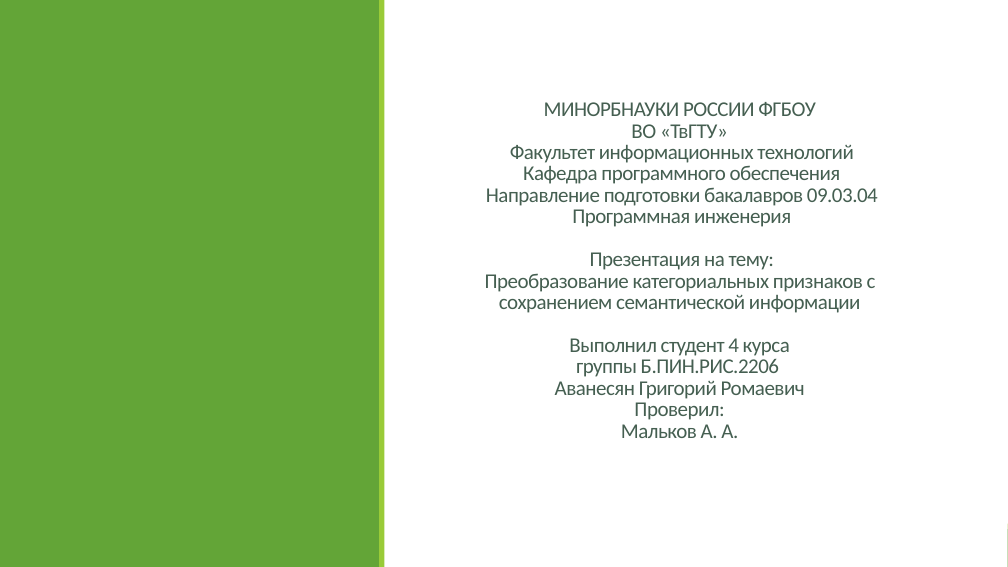
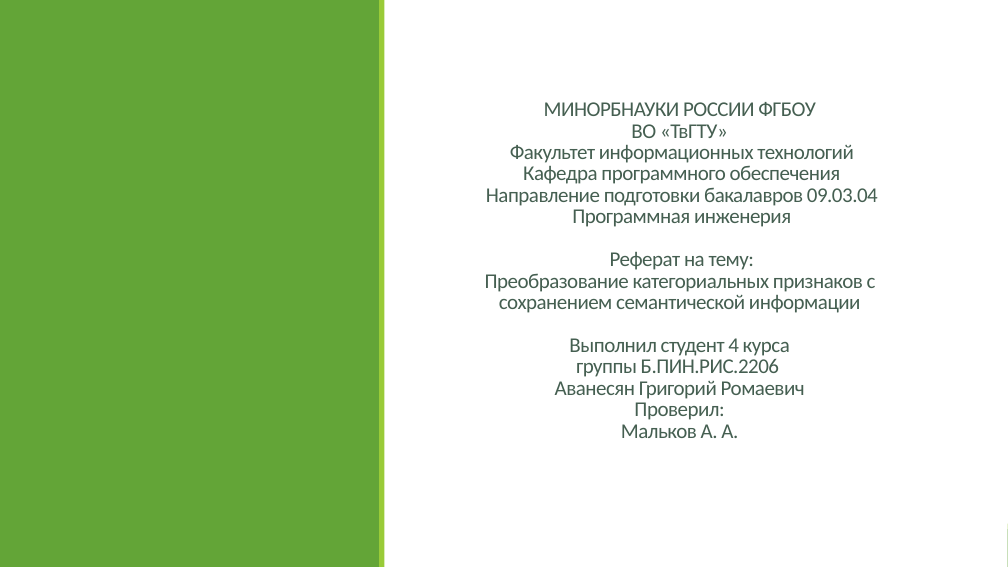
Before and after one commit to gr1fnn/ReferatMalkov, a slide deck: slide 1 of Презентация.pptx. Drawn at 1008x567 pixels with LibreOffice and Linux fonts; fonts in the diff are those of the drawing. Boxes give left, top, right and bottom in pixels: in the first picture for what was removed or moved away, otherwise in the second. Text is boxed around its words. In the diff, an @@ line names an element or a change of style, - is before the commit and + after.

```diff
--- a/Презентация.pptx
+++ b/Презентация.pptx
@@ title at box(485, 102, 878, 438): text changed @@
-МИНОРБНАУКИ РОССИИ ФГБОУ
-ВО «ТвГТУ»
-Факультет информационных технологий
-Кафедра программного обеспечения
-Направление подготовки бакалавров 09.03.04
-Программная инженерия
-Презентация на тему:
-Преобразование категориальных признаков с сохранением семантической информации
-Выполнил студент 4 курса
-группы Б.ПИН.РИС.2206
-Аванесян Григорий Ромаевич
-Проверил:
-Мальков А. А.
+МИНОРБНАУКИ РОССИИ ФГБОУ
+ВО «ТвГТУ»
+Факультет информационных технологий
+Кафедра программного обеспечения
+Направление подготовки бакалавров 09.03.04
+Программная инженерия
+Реферат на тему:
+Преобразование категориальных признаков с сохранением семантической информации
+Выполнил студент 4 курса
+группы Б.ПИН.РИС.2206
+Аванесян Григорий Ромаевич
+Проверил:
+Мальков А. А.
```
Also in this commit, not shown: 3 other files.
